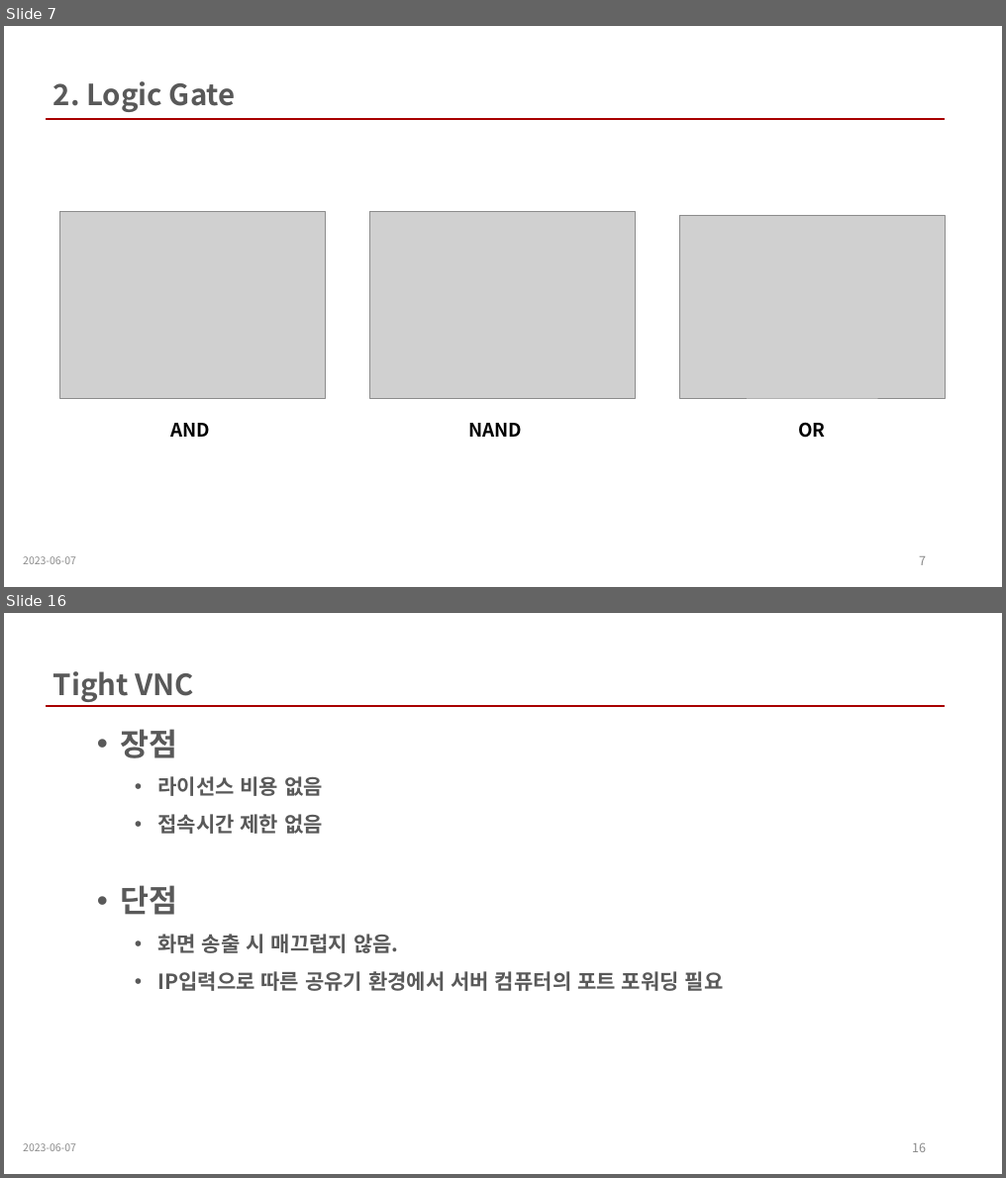
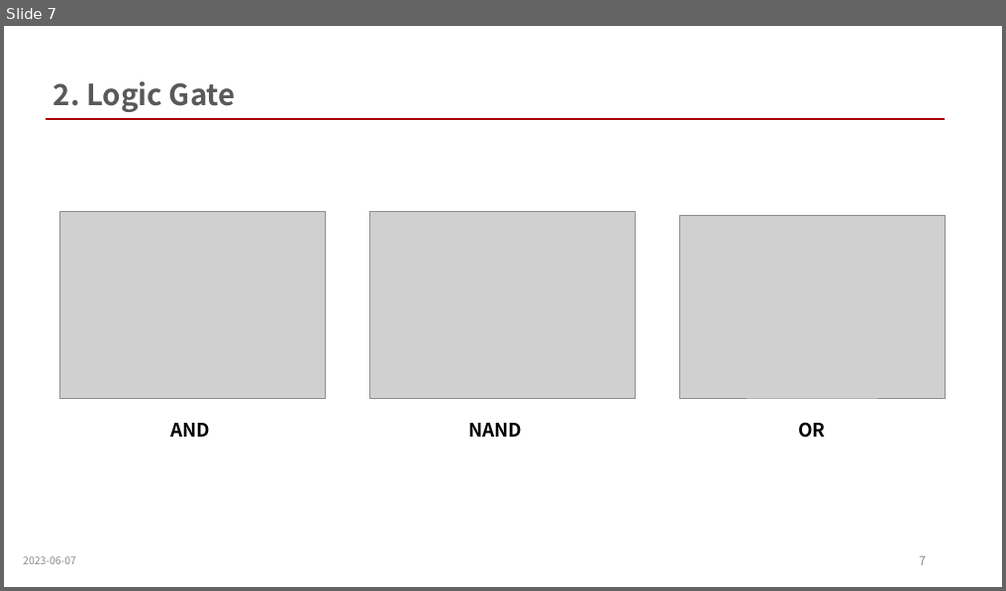
Before and after one commit to wkdnffla3/Dev_doc, a slide deck: deep_learning/DL_ppt/2_perceptron.pptx. Shown one above the other, each under a label of ours: slides 7 and 16 before the commit, slide 7 after it; the slides between them are not shown. The pictures are 1006x1178 and 1006x591 pixels, drawn with LibreOffice and Linux fonts; fonts in the diff are those of the drawing; grey boxes stand for pictures. Boxes give left, top, right and bottom in pixels: in the first picture for what was removed or moved away, otherwise in the second. Text is boxed around its words. In the diff, an @@ line names an element or a change of style, - is before the commit and + after.

```diff
--- a/deep_learning/DL_ppt/2_perceptron.pptx
+++ b/deep_learning/DL_ppt/2_perceptron.pptx
@@ slide 16 removed at <box>4,613,1002,1174</box>, background #FFFFFF @@
@@ text removed at <box>54,671,194,702</box> @@
-Tight VNC
@@ line removed from (46, 707) to (945, 707) @@
@@ text removed at <box>121,729,724,991</box> @@
-• 장점
-  • 라이선스 비용 없음
-  • 접속시간 제한 없음
-• 단점
-  • 화면 송출 시 매끄럽지 않음.
-  • IP입력으로 따른 공유기 환경에서 서버 컴퓨터의 포트 포워딩 필요
@@ text removed at <box>23,1144,76,1152</box> @@
-2023-06-07
@@ page number removed at <box>912,1144,926,1153</box> @@
-16
```
Also in this commit, not shown: 2 slides changed, 8 slides added, 10 other slides removed.
